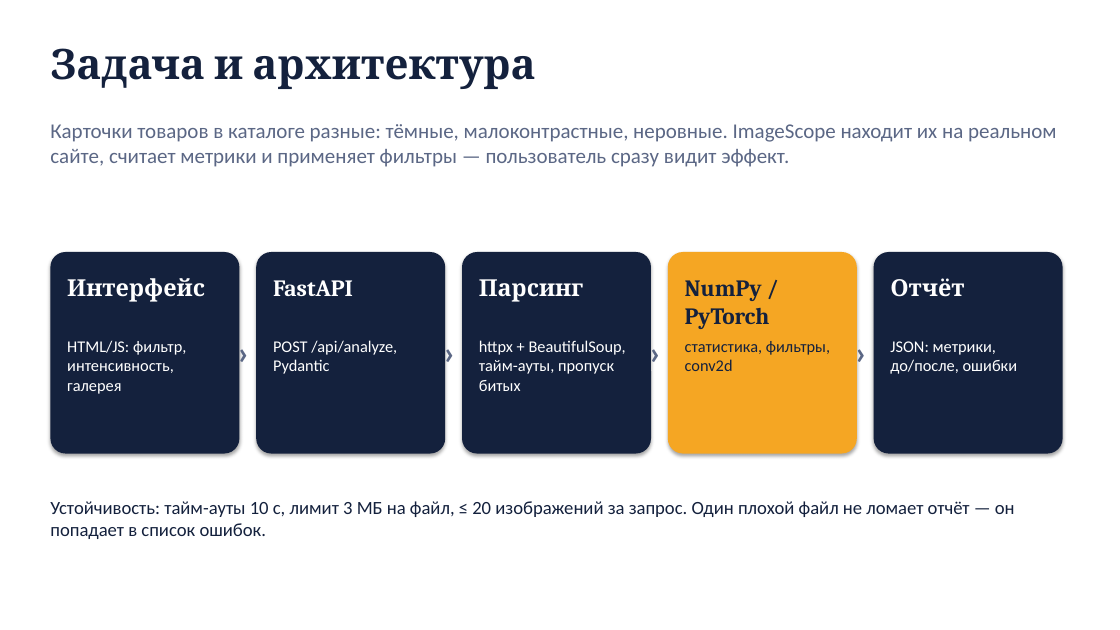
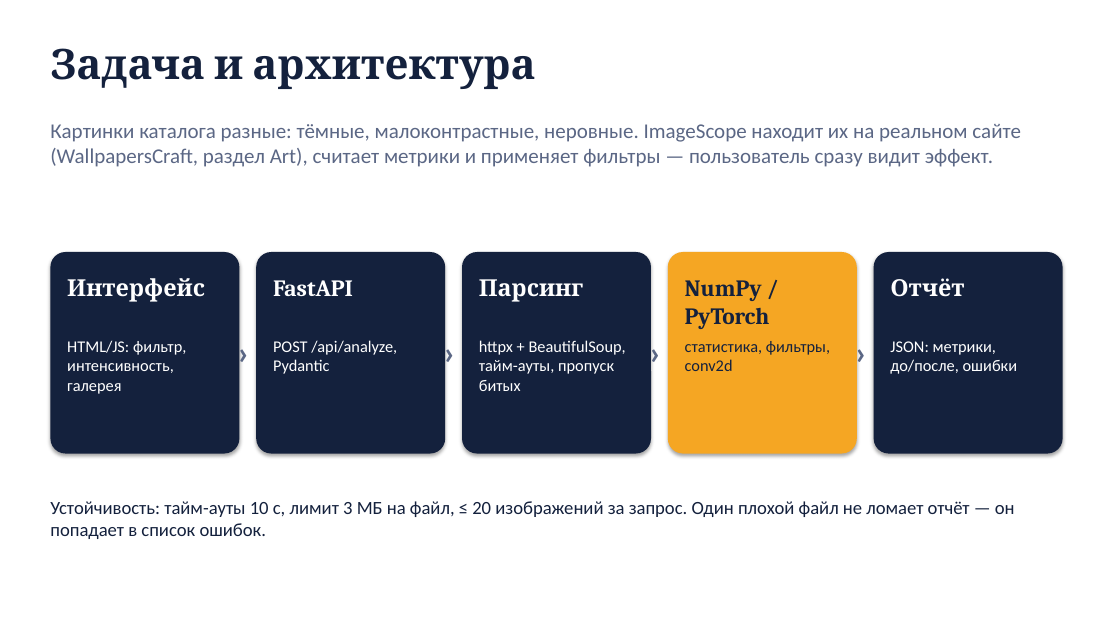
Before and after one commit to Numnummer/HackFiller, a slide deck: slide 2 of docs/ImageScope.pptx. Drawn at 1120x630 pixels with LibreOffice and Linux fonts; fonts in the diff are those of the drawing. Boxes give left, top, right and bottom in pixels: in the first picture for what was removed or moved away, otherwise in the second. Text is boxed around its words. In the diff, an @@ line names an element or a change of style, - is before the commit and + after.

```diff
--- a/docs/ImageScope.pptx
+++ b/docs/ImageScope.pptx
@@ text at (x1=50, y1=124, x2=1021, y2=167): text changed @@
-Карточки товаров в каталоге разные: тёмные, малоконтрастные, неровные. ImageScope находит их на реальном сайте, считает метрики и применяет фильтры — пользователь сразу видит эффект.
+Картинки каталога разные: тёмные, малоконтрастные, неровные. ImageScope находит их на реальном сайте (WallpapersCraft, раздел Art), считает метрики и применяет фильтры — пользователь сразу видит эффект.
```
Also in this commit, not shown: 3 other slides changed, 17 other files.
